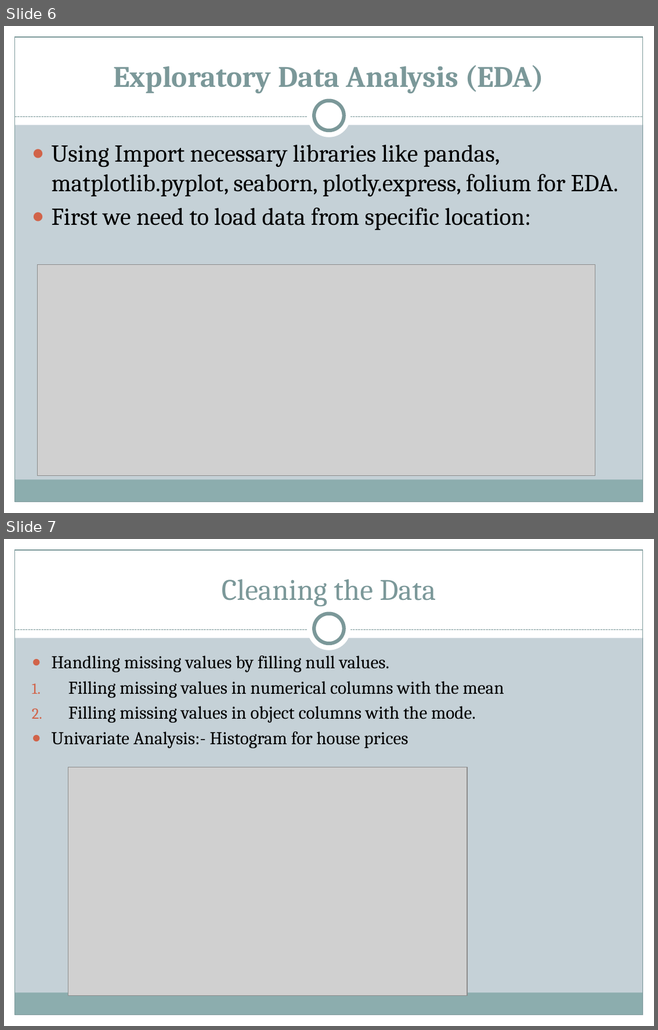
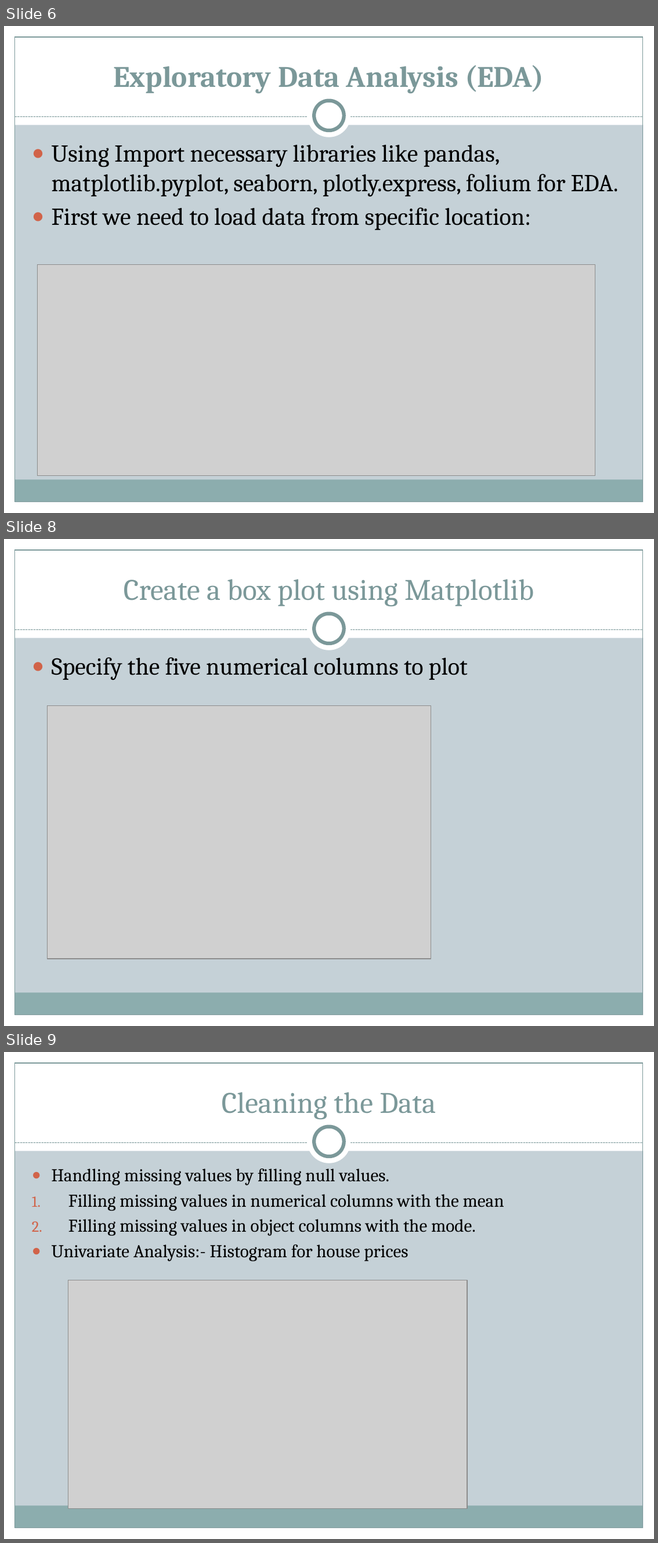
Before and after one commit to bhp001/project3_EDA, a slide deck: Exploring Real Estate Valuation Dynamics.pptx. Shown one above the other, each under a label of ours: slides 6 and 7 before the commit, slides 6, 8 and 9 after it; the slides between them are not shown. The pictures are 658x1030 and 658x1543 pixels, drawn with LibreOffice and Linux fonts; fonts in the diff are those of the drawing; grey boxes stand for pictures. Boxes give left, top, right and bottom in pixels: in the first picture for what was removed or moved away, otherwise in the second. Text is boxed around its words. In the diff, an @@ line names an element or a change of style, - is before the commit and + after.

```diff
--- a/Exploring Real Estate Valuation Dynamics.pptx
+++ b/Exploring Real Estate Valuation Dynamics.pptx
@@ slide 8 added at bbox=[4, 539, 654, 1026], background #C5D1D7; not listed: 9 template elements that a slide beside it also shows @@
@@ title added at bbox=[123, 579, 534, 606], 33 pt, text #7C999A @@
+Create a box plot using Matplotlib
@@ text added at bbox=[52, 657, 467, 680], 27 pt, text #000000 @@
+● Specify the five numerical columns to plot
@@ picture added at bbox=[48, 706, 431, 959] @@
@@ what was slide 7 is now slide 9 @@
```
Also in this commit, not shown: 3 slides changed, 3 other slides added.
